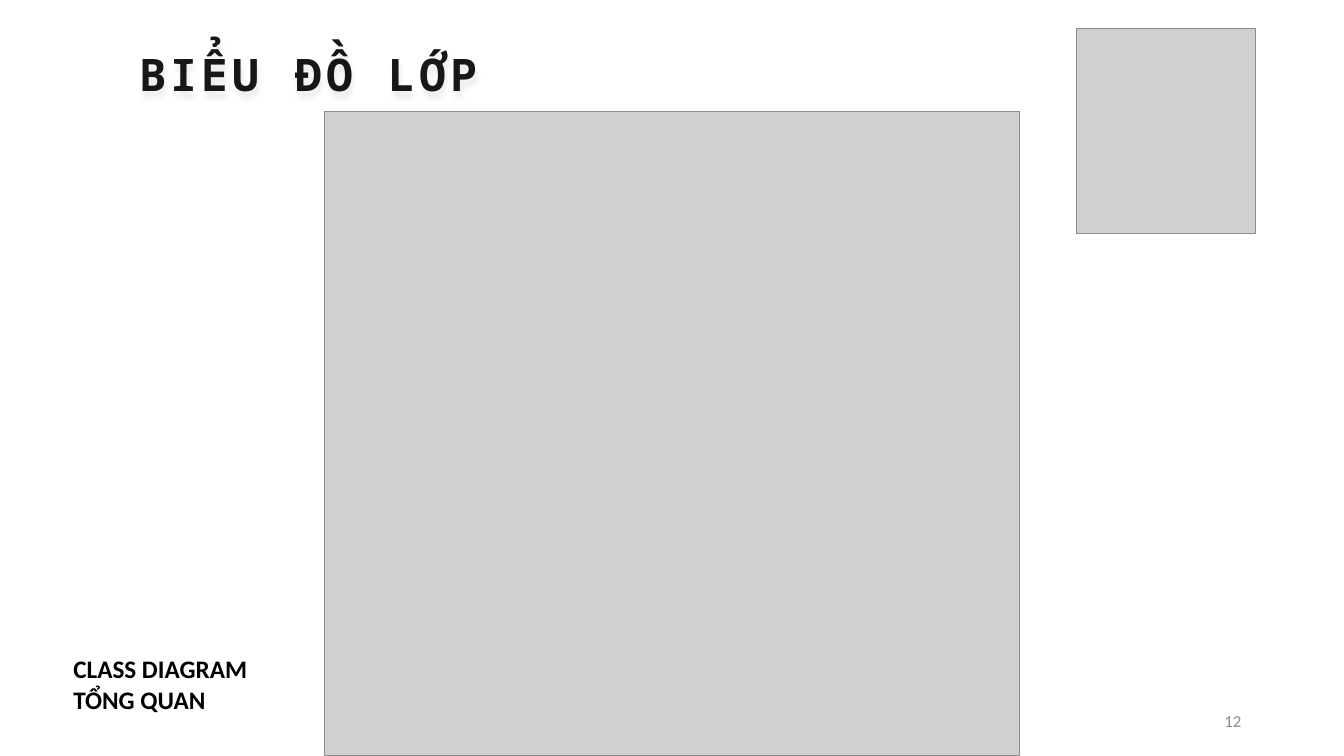
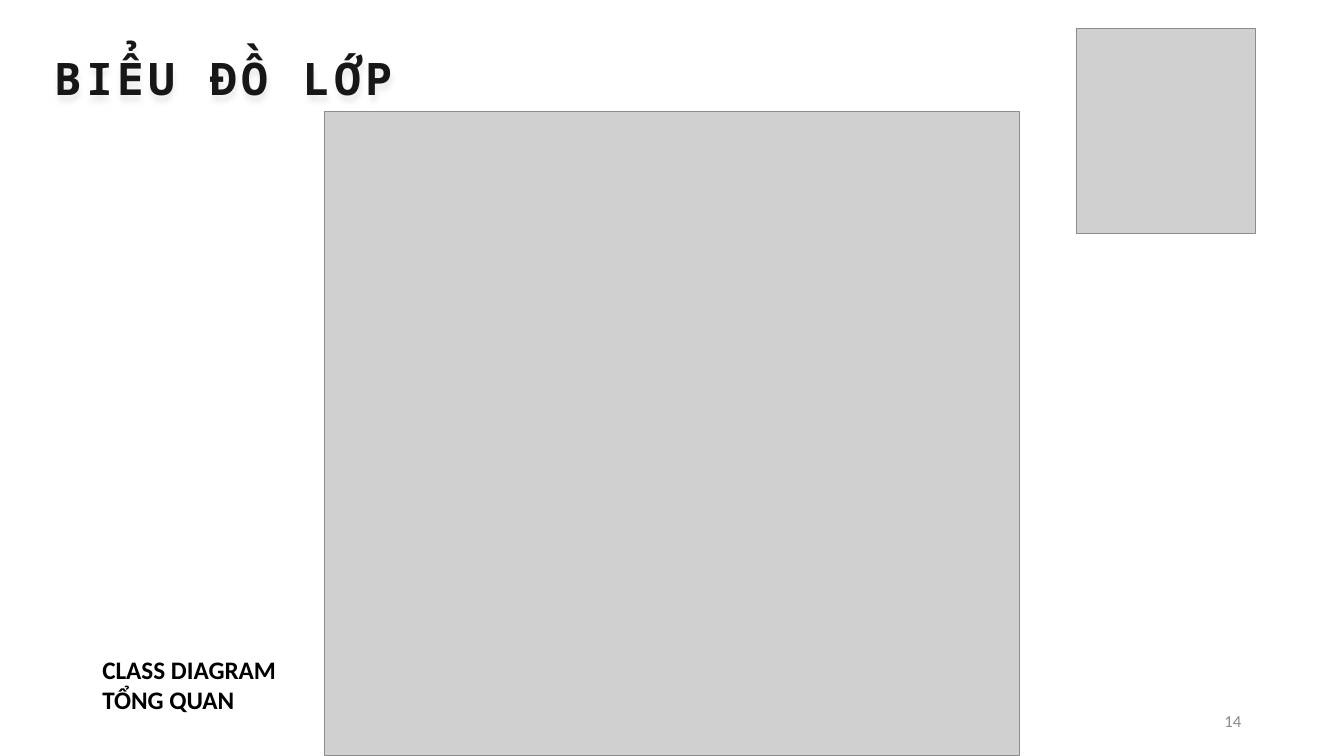
Before and after one commit to thanhhff/Cafe-Manager, a slide deck: slide 14 of report/FinalReport.pptx (slide 12 before the commit). Drawn at 1344x756 pixels with LibreOffice and Linux fonts; fonts in the diff are those of the drawing; grey boxes stand for pictures. Boxes give left, top, right and bottom in pixels: in the first picture for what was removed or moved away, otherwise in the second. Text is boxed around its words. In the diff, an @@ line names an element or a change of style, - is before the commit and + after.

```diff
--- a/report/FinalReport.pptx
+++ b/report/FinalReport.pptx
@@ text "BIỂU ĐỒ LỚP": place and size @@
-text "BIỂU ĐỒ LỚP" at <box>140,49,477,92</box>
+text "BIỂU ĐỒ LỚP" at <box>55,53,392,96</box>
@@ text "BIỂU ĐỒ LỚP" at <box>55,53,392,96</box>: alignment centre to left @@
@@ text "CLASS DIAGRAM": place and size @@
-text "CLASS DIAGRAM" at <box>73,661,247,713</box>
+text "CLASS DIAGRAM" at <box>102,662,276,713</box>
@@ page number at <box>1224,716,1241,727</box>: text changed @@
-12
+14
```
Also in this commit, not shown: 12 other slides changed, 2 slides added.
